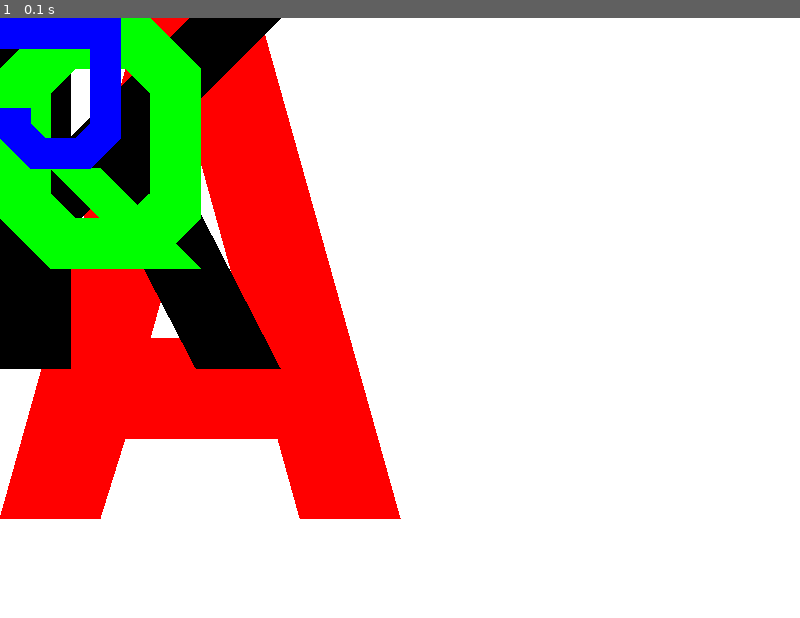
Above: before the commit, frame 1.
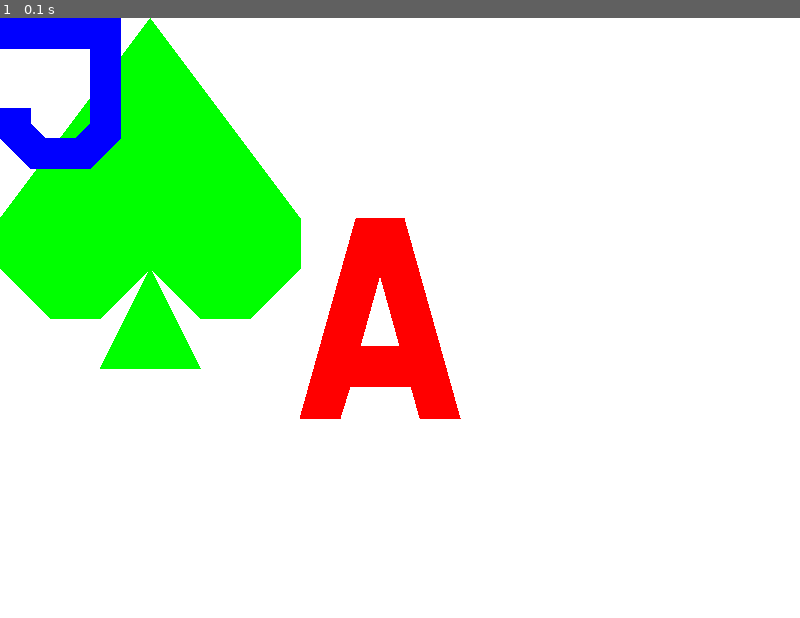
Above: after the commit, the same moment.

Repository: ankhilko/bj_pygame
Game: pygame game, started from main.py
The game is run twice, just before and just after one commit, with the same random seed, the same clock (stepped at 60 frames per second) and the same inputs.
Inputs:
- Up to frame 1 (0.1 s): no input

The runs differ from the first frame. In frame 1, 26% of the frame differs, in the area x 0-58%, y 0-84%.

Commit message:
cleaned up, deleted obsolete code

Diff:
--- a/main.py
+++ b/main.py
@@ -16,27 +16,18 @@
 clock = pygame.time.Clock()
 
 
-def resize(coordinates, size=1):
+def _resize(coordinates, size=1):
     new = []
     for item in coordinates:
         new.append(tuple(list(i * size for i in item)))
     return tuple(new)
 
 
-def place(coordinates, x=0, y=0):
+def _place(coordinates, x_y=(0, 0)):
     new = []
     for item in coordinates:
-        new.append(tuple((item[0] + x, item[1] + y)))
+        new.append(tuple((item[0] + x_y[0], item[1] + x_y[1])))
     return tuple(new)
-
-
-def coor_to_draw(card, x=0, y=0):
-    return place(resize(suit_shape[card]), x, y)
-
-
-def shape_draw(card, x, y):
-    global screen
-    pygame.draw.polygon(screen, suit_color[card[1]], coor_to_draw(card[1], x, y))
 
 
 card_ranks = {str(i): i for i in range(2, 11)}
@@ -106,10 +97,9 @@
 
     screen.fill(WHITE)
 
-    pygame.draw.polygon(screen, RED, resize(rank_shape['A'], 10))
-    pygame.draw.polygon(screen, BLACK, resize(rank_shape['K'], 7))
-    pygame.draw.polygon(screen, GREEN, resize(rank_shape['Q'], 5))
-    pygame.draw.polygon(screen, BLUE, resize(rank_shape['J'], 3))
+    pygame.draw.polygon(screen, RED, _place(_resize(rank_shape['A'], 4), (300, 200)))
+    pygame.draw.polygon(screen, GREEN, _resize(suit_shape['spades'], 5))
+    pygame.draw.polygon(screen, BLUE, _resize(rank_shape['J'], 3))
 
 #    for i in range(len(new_deck)):
 #        card_draw(new_deck[i], random.randint(0, W_SIZE[0]), random.randint(0, W_SIZE[1]))
